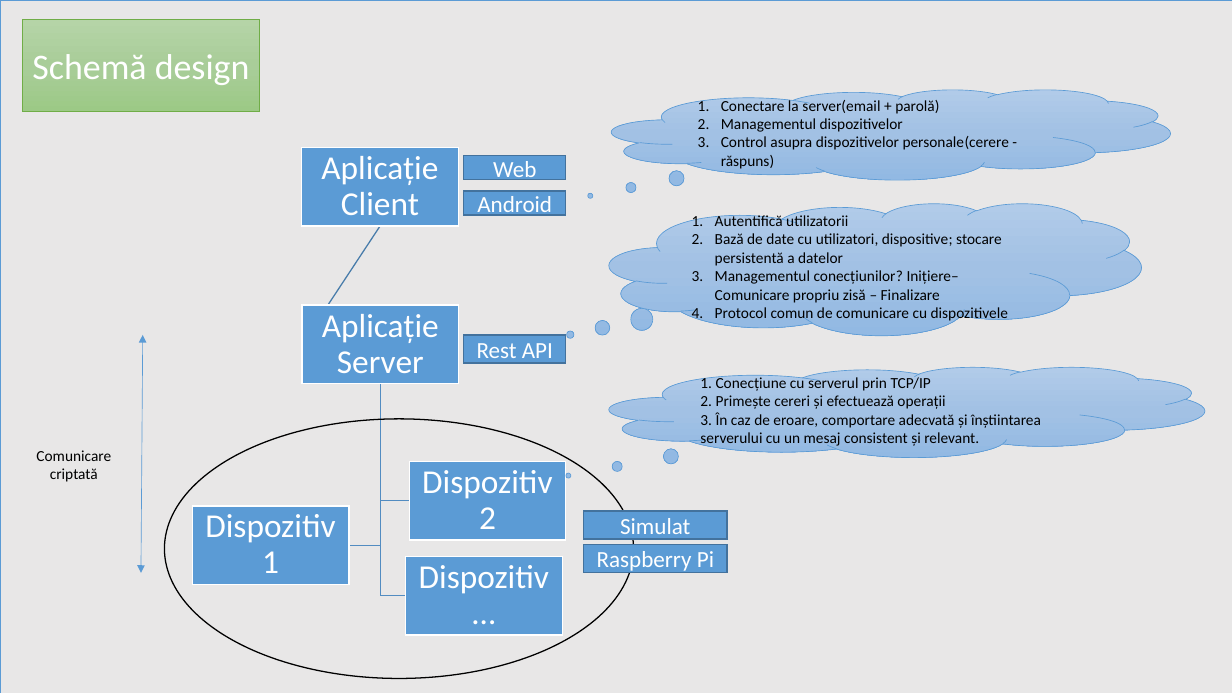
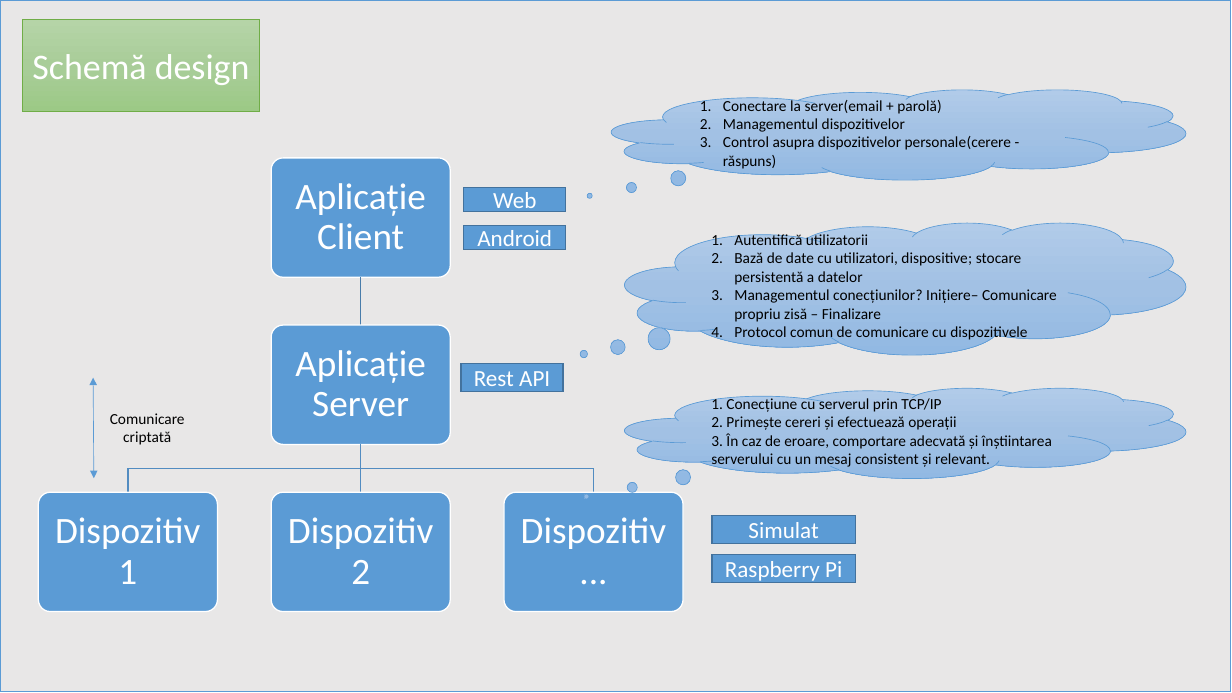
Before and after one commit to turcunicusor/Licenta, a slide deck: slide 1 of Documentation/Figures/Șablon.pptx. Drawn at 1232x693 pixels with LibreOffice and Linux fonts; fonts in the diff are those of the drawing. Boxes give left, top, right and bottom in pixels: in the first picture for what was removed or moved away, otherwise in the second. Text is boxed around its words. In the diff, an @@ line names an element or a change of style, - is before the commit and + after.

```diff
--- a/Documentation/Figures/Șablon.pptx
+++ b/Documentation/Figures/Șablon.pptx
@@ thought cloud "Conectare la server(email + parolă)": place and size @@
-thought cloud "Conectare la server(email + parolă)" at (612, 90, 1171, 180)
+thought cloud "Conectare la server(email + parolă)" at (612, 90, 1186, 180)
@@ text "Aplicație Client": place and size @@
-text "Aplicație Client" at (321, 156, 438, 215)
+text "Aplicație Client" at (295, 183, 426, 249)
@@ rectangle "Web": place and size @@
-rectangle "Web" at (464, 156, 566, 180)
+rectangle "Web" at (464, 188, 566, 212)
@@ rectangle "Android": place and size @@
-rectangle "Android" at (464, 191, 566, 215)
+rectangle "Android" at (464, 226, 566, 250)
@@ thought cloud "Autentifică utilizatorii": place and size @@
-thought cloud "Autentifică utilizatorii" at (609, 203, 1141, 335)
+thought cloud "Autentifică utilizatorii" at (625, 223, 1186, 355)
@@ freeform shape: place and size @@
-freeform shape at (302, 226, 380, 345)
+freeform shape at (356, 277, 365, 325)
@@ text "Aplicație Server": place and size @@
-text "Aplicație Server" at (322, 314, 439, 373)
+text "Aplicație Server" at (295, 350, 426, 416)
@@ double arrow moved from (142, 335) - (141, 573) to (93, 378) - (94, 479) @@
@@ rectangle "Rest API": place and size @@
-rectangle "Rest API" at (464, 335, 566, 362)
+rectangle "Rest API" at (461, 363, 563, 391)
@@ thought cloud "1. Conecțiune cu serverul prin ...": place and size @@
-thought cloud "1. Conecțiune cu serverul prin ..." at (609, 367, 1204, 457)
+thought cloud "1. Conecțiune cu serverul prin ..." at (625, 388, 1186, 479)
@@ text "Comunicare criptată": place and size @@
-text "Comunicare criptată" at (36, 450, 111, 482)
+text "Comunicare criptată" at (110, 413, 185, 445)
@@ ellipse removed at (165, 419, 634, 678) @@
@@ freeform shape: place and size @@
-freeform shape at (349, 384, 381, 545)
+freeform shape at (356, 445, 365, 493)
@@ group removed at (192, 148, 567, 635): 5 rectangles, 2 freeform shapes @@
@@ text "Dispozitiv 1": place and size @@
-text "Dispozitiv 1" at (205, 514, 335, 573)
+text "Dispozitiv 1" at (55, 517, 200, 584)
@@ size 26 to 29 pt; more space between paragraphs in 4 elements at (295, 183, 426, 249), (295, 350, 426, 416), (55, 517, 200, 584), (288, 517, 433, 584) @@
@@ text "Dispozitiv 2": place and size @@
-text "Dispozitiv 2" at (422, 470, 552, 529)
+text "Dispozitiv 2" at (288, 517, 433, 584)
@@ group added at (38, 158, 683, 612): 5 rounded rectangles, 2 freeform shapes @@
@@ text at (521, 517, 666, 549): text changed; size 26 to 29 pt @@
-Dispozitiv …
+Dispozitiv ...
@@ rectangle "Simulat": place and size @@
-rectangle "Simulat" at (584, 511, 727, 539)
+rectangle "Simulat" at (713, 516, 856, 543)
@@ rectangle "Raspberry Pi": place and size @@
-rectangle "Raspberry Pi" at (584, 544, 727, 572)
+rectangle "Raspberry Pi" at (713, 555, 856, 582)
```
Also in this commit, not shown: 5 other files.
